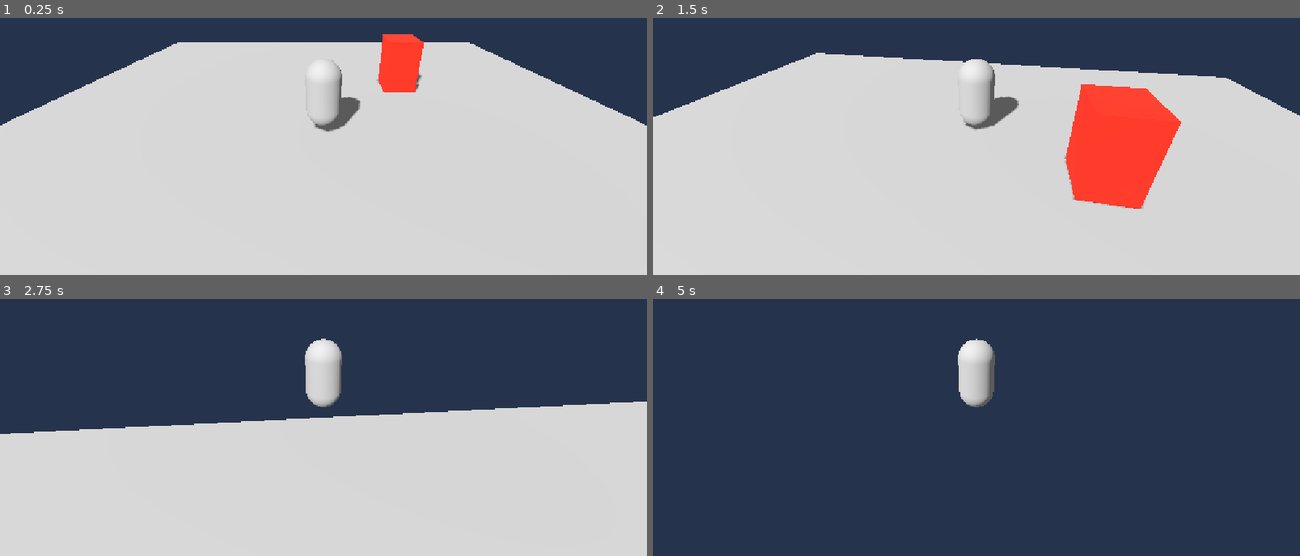
Above: before the commit, frames 1-4 (two rows, left to right).
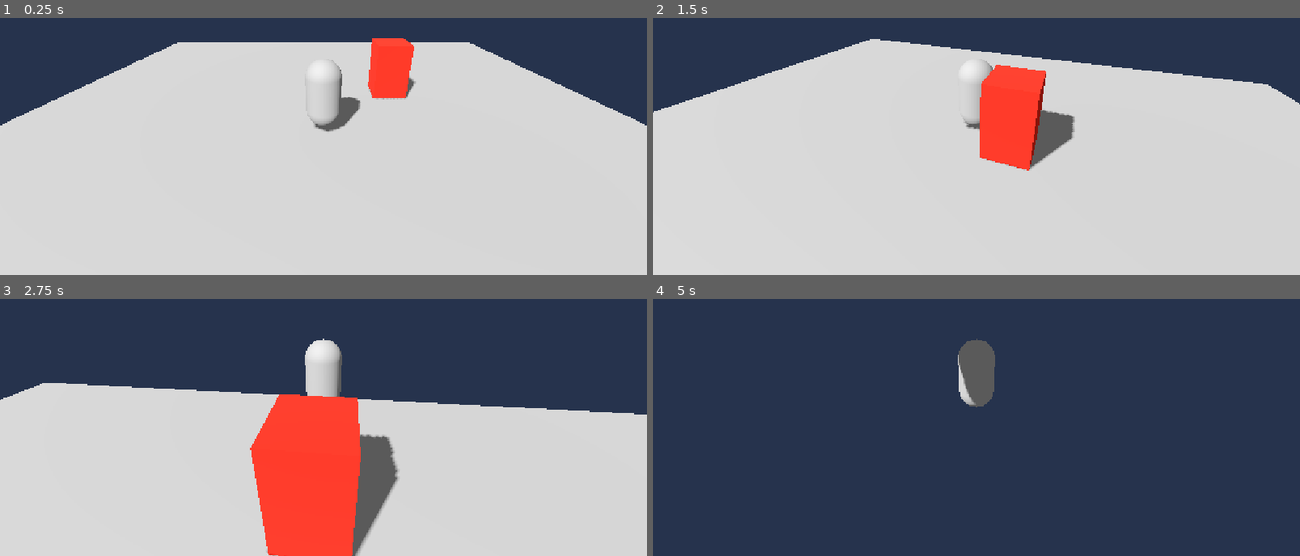
Above: after the commit, the same moments.

Repository: shan123654/city-escape
Game: Godot game, scene res://scenes/main.tscn
Two runs of this game, one before a commit and one after it. Both use one fixed random seed, a clock stepped at 60 frames per second and the inputs below.
Inputs (mouse positions are in pixels of both pictures, inside the frame that each line leads up to):
- Up to frame 1 (0.25 s): no input
- Up to frame 2 (1.5 s): tap Enter at 0.5 s; move the mouse to (1008, 92) at 0.52 s; hold Up (ui_up) from 0.53 s (still down); click (1008, 92) at 0.67 s; move the mouse to (944, 95) at 1.27 s
- Up to frame 3 (2.75 s): keep holding Up (ui_up); move the mouse to (336, 368) at 2.02 s
- Up to frame 4 (5 s): keep holding Up (ui_up); move the mouse to (970, 381) at 2.77 s; click (970, 381) at 2.92 s; move the mouse to (1021, 378) at 3.52 s; move the mouse to (924, 370) at 4.27 s

The runs differ from the first frame. In frame 1, 0.9% of the frame differs, in the area x 56-66%, y 6-32%; in frame 2, 13%; in frame 3, 19%, in the area x 0-100%, y 15-100%; in frame 4, 1.0%.

Commit message:
Add agent workflow

Diff:
--- a/scenes/main.tscn
+++ b/scenes/main.tscn
@@ -37,5 +37,6 @@
 [node name="Player" parent="." instance=ExtResource("1_player")]
 position = Vector3(0, 0.5, 0)
 
-[node name="Monster" parent="." instance=ExtResource("2_monster")]
+[node name="Monster" parent="." node_paths=PackedStringArray("target") instance=ExtResource("2_monster")]
 position = Vector3(3, 0, -3)
+target = NodePath("../Player")
--- a/scenes/monster.tscn
+++ b/scenes/monster.tscn
@@ -1,4 +1,6 @@
-[gd_scene load_steps=4 format=3]
+[gd_scene load_steps=5 format=3]
+
+[ext_resource type="Script" path="res://scripts/monster.gd" id="1_monster"]
 
 [sub_resource type="StandardMaterial3D" id="StandardMaterial3D_monster"]
 albedo_color = Color(0.8, 0.15, 0.1, 1)
@@ -11,6 +13,7 @@
 size = Vector3(1.2, 2, 1.2)
 
 [node name="Monster" type="CharacterBody3D"]
+script = ExtResource("1_monster")
 
 [node name="MeshInstance3D" type="MeshInstance3D" parent="."]
 position = Vector3(0, 1, 0)
--- /dev/null
+++ b/scripts/monster.gd
@@ -0,0 +1,26 @@
+extends CharacterBody3D
+
+@export var speed: float = 3.0
+@export var target: Node3D
+
+
+func _physics_process(delta: float) -> void:
+	if not is_on_floor():
+		velocity += get_gravity() * delta
+
+	var direction := Vector3.ZERO
+	if is_instance_valid(target):
+		direction = target.global_position - global_position
+		direction.y = 0.0
+		direction = direction.normalized()
+
+	velocity.x = direction.x * speed
+	velocity.z = direction.z * speed
+	move_and_slide()
+
+	for index in range(get_slide_collision_count()):
+		if get_slide_collision(index).get_collider() == target and is_instance_valid(target):
+			if target.has_method("die"):
+				set_physics_process(false)
+				target.call("die")
+				return
--- a/scripts/player.gd
+++ b/scripts/player.gd
@@ -4,6 +4,17 @@
 @export var mouse_sensitivity: float = 0.003
 
 @onready var camera_pivot: Node3D = $CameraPivot
+
+var _is_dead: bool = false
+
+
+func die() -> void:
+	if _is_dead:
+		return
+	_is_dead = true
+	set_physics_process(false)
+	set_process_unhandled_input(false)
+	get_tree().reload_current_scene.call_deferred()
 
 
 func _ready() -> void:
Not shown, added: scripts/monster.gd.uid
Not shown, added: AGENTS.md
Not shown, added: AI_HANDOFF.md
